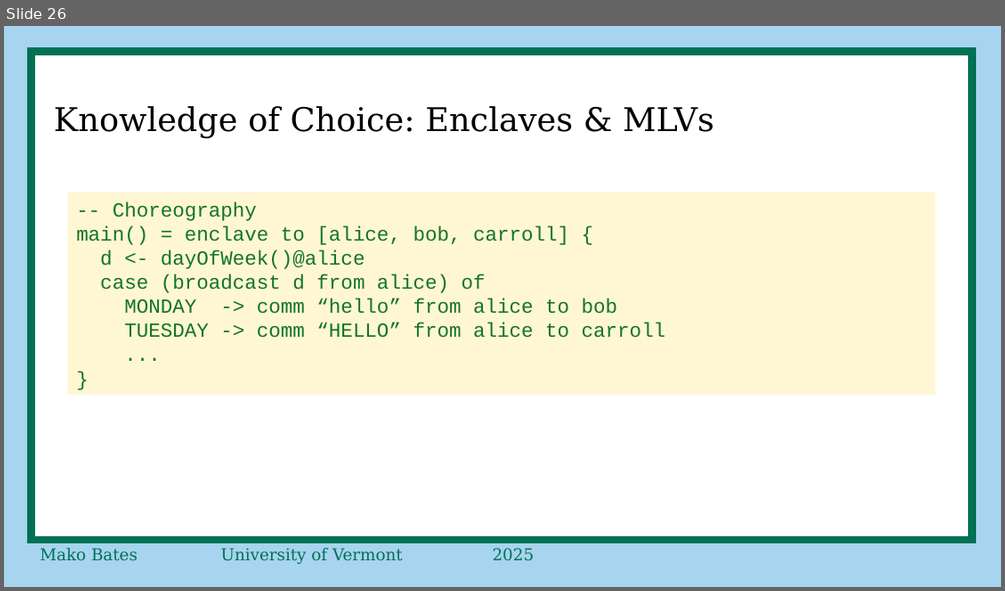
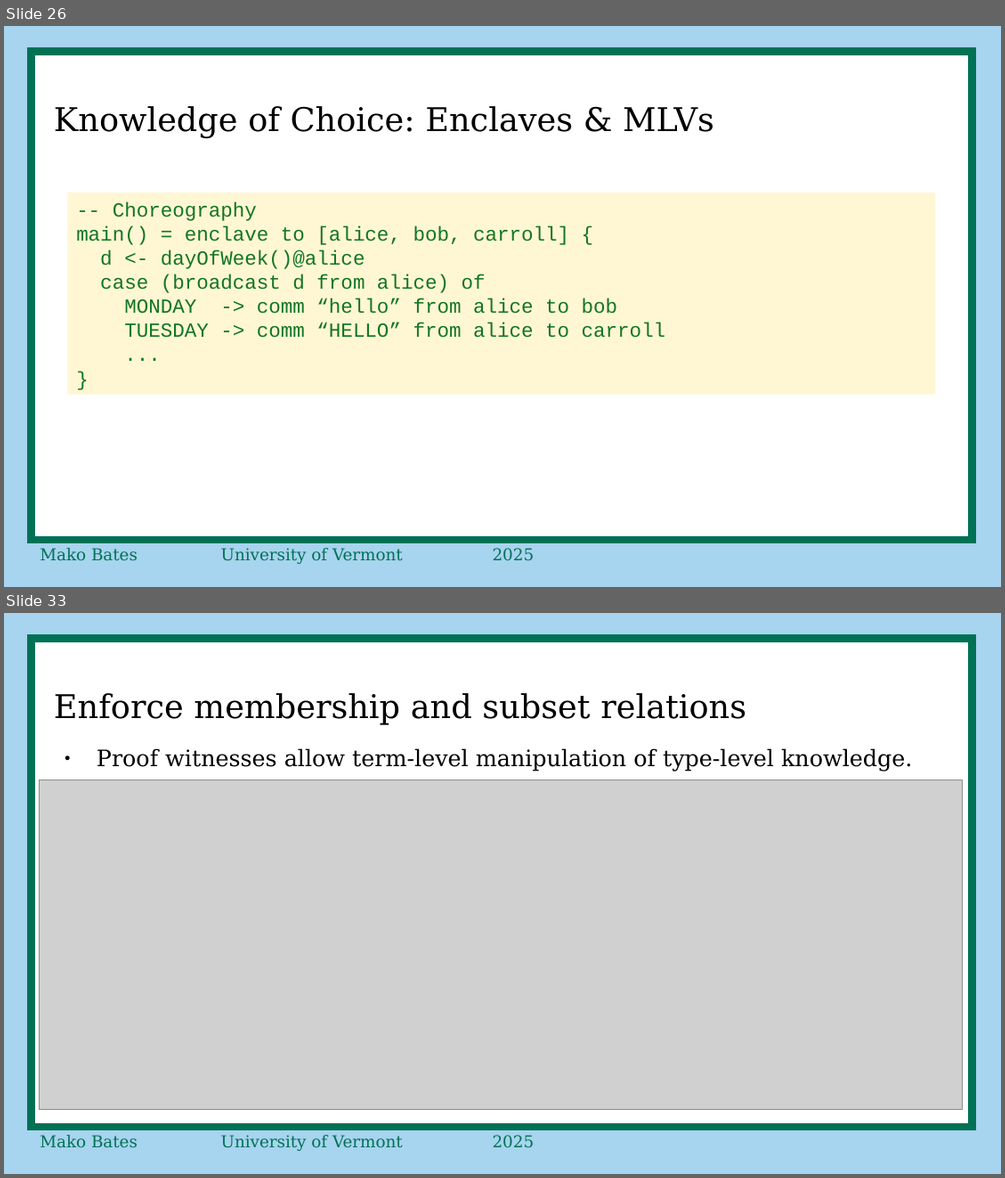
Before and after one commit to ShapeOfMatter/thesis_CP_UVM, a slide deck: proposal defense.odp. Shown one above the other, each under a label of ours: slide 26 before the commit, slides 26 and 33 after it; the slides between them are not shown. The pictures are 1005x591 and 1005x1178 pixels, drawn with LibreOffice and Linux fonts; fonts in the diff are those of the drawing; grey boxes stand for pictures. Boxes give left, top, right and bottom in pixels: in the first picture for what was removed or moved away, otherwise in the second. Text is boxed around its words. In the diff, an @@ line names an element or a change of style, - is before the commit and + after.

```diff
--- a/proposal defense.odp
+++ b/proposal defense.odp
@@ slide 33 added at bbox=[4, 613, 1001, 1174], background #A7D4EE; not listed: 2 template elements that a slide beside it also shows @@
@@ title added at bbox=[54, 693, 746, 725], 26 pt, text #000000 @@
+Enforce membership and subset relations
@@ text added at bbox=[97, 748, 912, 771], 18 pt, text #000000 @@
+● Proof witnesses allow term-level manipulation of type-level knowledge.
@@ picture added at bbox=[40, 779, 962, 1109] @@
```
Also in this commit, not shown: 1 slide changed, 21 other slides added, 28 slides removed.
